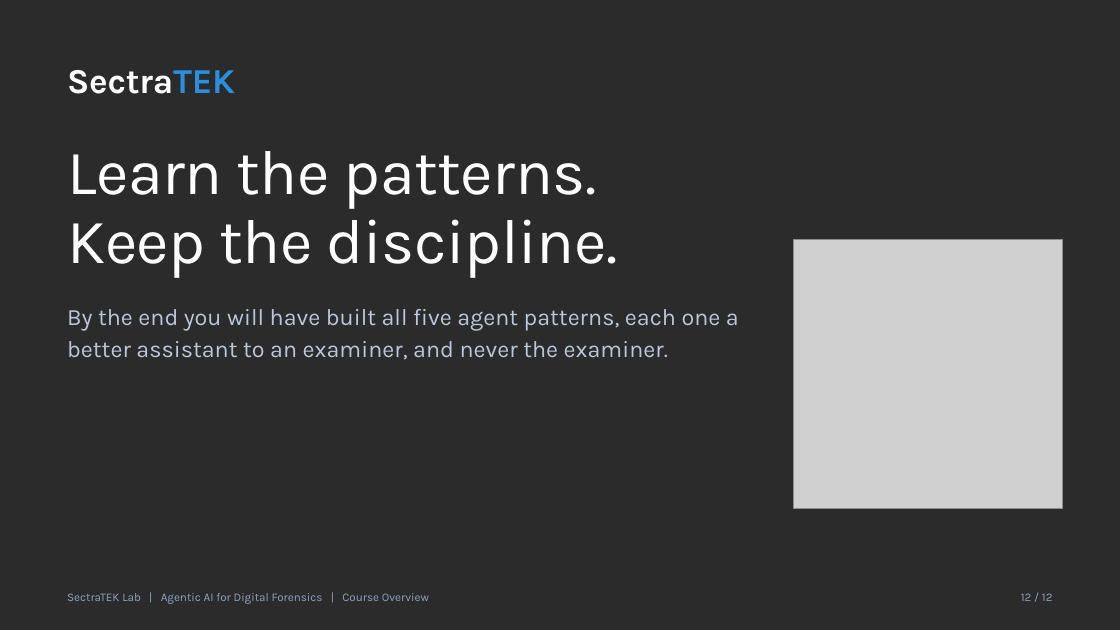
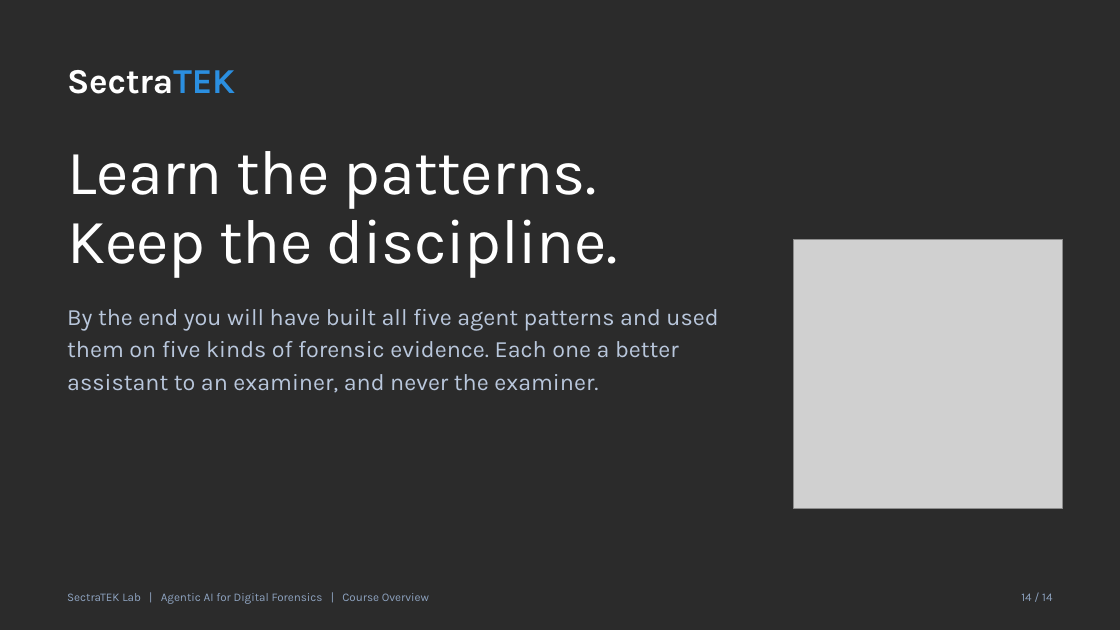
Before and after one commit to danjethh/sectratek-AI-Lab, a slide deck: slide 14 of course_overview/SectraTEK_Course_Overview.pptx (slide 12 before the commit). Drawn at 1120x630 pixels with LibreOffice and Linux fonts; fonts in the diff are those of the drawing; grey boxes stand for pictures; background and template pictures are left out; a plain dark background stands for a picture behind light text. Boxes give left, top, right and bottom in pixels: in the first picture for what was removed or moved away, otherwise in the second. Text is boxed around its words. In the diff, an @@ line names an element or a change of style, - is before the commit and + after.

```diff
--- a/course_overview/SectraTEK_Course_Overview.pptx
+++ b/course_overview/SectraTEK_Course_Overview.pptx
@@ text at bbox=[67, 309, 718, 393]: text changed @@
-By the end you will have built all five agent patterns, each one a better assistant to an examiner, and never the examiner.
+By the end you will have built all five agent patterns and used them on five kinds of forensic evidence. Each one a better assistant to an examiner, and never the examiner.
@@ text at bbox=[1021, 593, 1052, 601]: text changed @@
-12 / 12
+14 / 14
```
Also in this commit, not shown: 11 other slides changed, 2 slides added, 4 other files.
